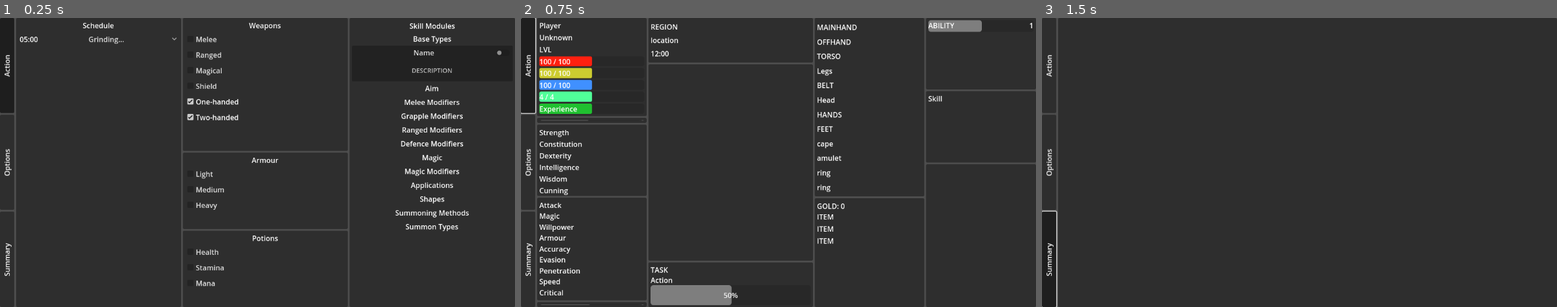
Above: before the commit, frames 1-3 (left to right).
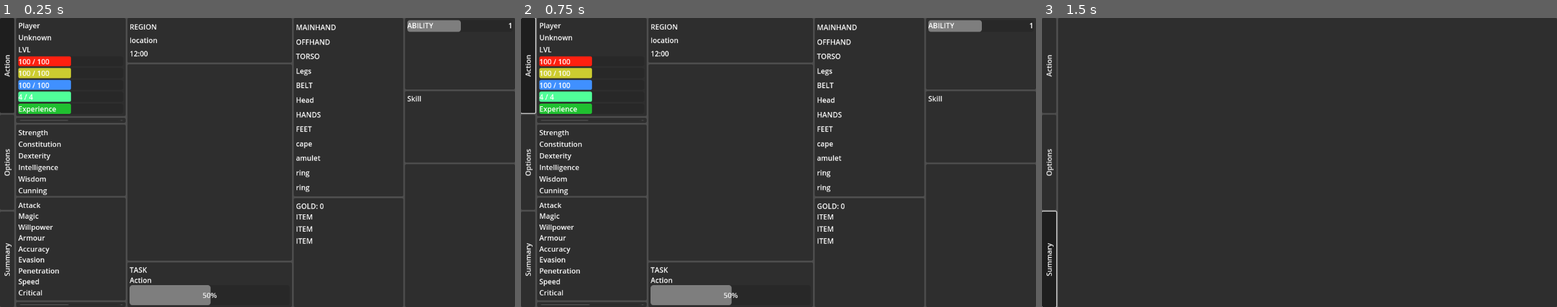
Above: after the commit, the same moments.

Repository: V-ktor/RNG-quest
Game: Godot game, scene res://gui/main.tscn
The game is run twice, just before and just after one commit, with the same random seed, the same clock (stepped at 60 frames per second) and the same inputs. This scene is started directly instead of the project's main scene.
Inputs:
- Up to frame 1 (0.25 s): no input
- Up to frame 2 (0.75 s): click "Action" at 0.5 s
- Up to frame 3 (1.5 s): click "Summary" at 1.25 s

The runs differ from the first frame. In frame 1, 10% of the frame differs, in the area x 3-100%, y 0-100%; in frame 2, nothing differs; in frame 3, nothing differs.
Error in both runs: Invalid access to property or key 'valid_weapon_subtypes' on a base object of type 'Nil'. (res://gui/main.gd:3274)

Commit message:
Fixed text label autowrap behaviour.

Diff:
--- a/gui/main.tscn
+++ b/gui/main.tscn
@@ -135,7 +135,6 @@
 vertical_alignment = 1
 
 [node name="VBoxContainer1" type="VBoxContainer" parent="HBoxContainer"]
-visible = false
 clip_contents = true
 layout_mode = 2
 size_flags_horizontal = 3
@@ -316,46 +315,58 @@
 theme_override_constants/separation = 0
 
 [node name="Label0" type="Label" parent="HBoxContainer/VBoxContainer1/Stats/VBoxContainer"]
+custom_minimum_size = Vector2(128, 0)
 layout_mode = 2
 size_flags_vertical = 3
 mouse_filter = 0
 text = "STRENGTH"
 vertical_alignment = 1
+autowrap_mode = 3
 
 [node name="Label1" type="Label" parent="HBoxContainer/VBoxContainer1/Stats/VBoxContainer"]
+custom_minimum_size = Vector2(128, 0)
 layout_mode = 2
 size_flags_vertical = 3
 mouse_filter = 0
 text = "CONSTITUTION"
 vertical_alignment = 1
+autowrap_mode = 3
 
 [node name="Label2" type="Label" parent="HBoxContainer/VBoxContainer1/Stats/VBoxContainer"]
+custom_minimum_size = Vector2(128, 0)
 layout_mode = 2
 size_flags_vertical = 3
 mouse_filter = 0
 text = "DEXTERITY"
 vertical_alignment = 1
+autowrap_mode = 3
 
 [node name="Label3" type="Label" parent="HBoxContainer/VBoxContainer1/Stats/VBoxContainer"]
+custom_minimum_size = Vector2(128, 0)
 layout_mode = 2
 size_flags_vertical = 3
 mouse_filter = 0
 text = "INTELLIGENCE"
 vertical_alignment = 1
+autowrap_mode = 3
 
 [node name="Label4" type="Label" parent="HBoxContainer/VBoxContainer1/Stats/VBoxContainer"]
+custom_minimum_size = Vector2(128, 0)
 layout_mode = 2
 size_flags_vertical = 3
 mouse_filter = 0
 text = "WISDOM"
 vertical_alignment = 1
+autowrap_mode = 3
 
 [node name="Label5" type="Label" parent="HBoxContainer/VBoxContainer1/Stats/VBoxContainer"]
+custom_minimum_size = Vector2(128, 0)
 layout_mode = 2
 size_flags_vertical = 3
 mouse_filter = 0
 text = "CUNNING"
 vertical_alignment = 1
+autowrap_mode = 3
 
 [node name="Attributes" type="Panel" parent="HBoxContainer/VBoxContainer1"]
 custom_minimum_size = Vector2(0, 230)
@@ -376,67 +387,85 @@
 theme_override_constants/separation = 0
 
 [node name="Label0" type="Label" parent="HBoxContainer/VBoxContainer1/Attributes/VBoxContainer"]
+custom_minimum_size = Vector2(128, 0)
 layout_mode = 2
 size_flags_vertical = 3
 mouse_filter = 0
 text = "ATTACK"
 vertical_alignment = 1
+autowrap_mode = 3
 
 [node name="Label1" type="Label" parent="HBoxContainer/VBoxContainer1/Attributes/VBoxContainer"]
+custom_minimum_size = Vector2(128, 0)
 layout_mode = 2
 size_flags_vertical = 3
 mouse_filter = 0
 text = "MAGIC"
 vertical_alignment = 1
+autowrap_mode = 3
 
 [node name="Label2" type="Label" parent="HBoxContainer/VBoxContainer1/Attributes/VBoxContainer"]
+custom_minimum_size = Vector2(128, 0)
 layout_mode = 2
 size_flags_vertical = 3
 mouse_filter = 0
 text = "WILLPOWER"
 vertical_alignment = 1
+autowrap_mode = 3
 
 [node name="Label3" type="Label" parent="HBoxContainer/VBoxContainer1/Attributes/VBoxContainer"]
+custom_minimum_size = Vector2(128, 0)
 layout_mode = 2
 size_flags_vertical = 3
 mouse_filter = 0
 text = "ARMOUR"
 vertical_alignment = 1
+autowrap_mode = 3
 
 [node name="Label4" type="Label" parent="HBoxContainer/VBoxContainer1/Attributes/VBoxContainer"]
+custom_minimum_size = Vector2(128, 0)
 layout_mode = 2
 size_flags_vertical = 3
 mouse_filter = 0
 text = "ACCURACY"
 vertical_alignment = 1
+autowrap_mode = 3
 
 [node name="Label5" type="Label" parent="HBoxContainer/VBoxContainer1/Attributes/VBoxContainer"]
+custom_minimum_size = Vector2(128, 0)
 layout_mode = 2
 size_flags_vertical = 3
 mouse_filter = 0
 text = "EVASION"
 vertical_alignment = 1
+autowrap_mode = 3
 
 [node name="Label6" type="Label" parent="HBoxContainer/VBoxContainer1/Attributes/VBoxContainer"]
+custom_minimum_size = Vector2(128, 0)
 layout_mode = 2
 size_flags_vertical = 3
 mouse_filter = 0
 text = "PENETRATION"
 vertical_alignment = 1
+autowrap_mode = 3
 
 [node name="Label7" type="Label" parent="HBoxContainer/VBoxContainer1/Attributes/VBoxContainer"]
+custom_minimum_size = Vector2(128, 0)
 layout_mode = 2
 size_flags_vertical = 3
 mouse_filter = 0
 text = "SPEED"
 vertical_alignment = 1
+autowrap_mode = 3
 
 [node name="Label8" type="Label" parent="HBoxContainer/VBoxContainer1/Attributes/VBoxContainer"]
+custom_minimum_size = Vector2(128, 0)
 layout_mode = 2
 size_flags_vertical = 3
 mouse_filter = 0
 text = "CRITICAL"
 vertical_alignment = 1
+autowrap_mode = 3
 
 [node name="Guilds" type="Panel" parent="HBoxContainer/VBoxContainer1"]
 layout_mode = 2
@@ -496,7 +525,6 @@
 horizontal_alignment = 2
 
 [node name="VBoxContainer2" type="VBoxContainer" parent="HBoxContainer"]
-visible = false
 clip_contents = true
 layout_mode = 2
 size_flags_horizontal = 3
@@ -595,7 +623,6 @@
 value = 50.0
 
 [node name="VBoxContainer3" type="VBoxContainer" parent="HBoxContainer"]
-visible = false
 clip_contents = true
 layout_mode = 2
 size_flags_horizontal = 3
@@ -618,100 +645,124 @@
 theme_override_constants/separation = 0
 
 [node name="Label0" type="Label" parent="HBoxContainer/VBoxContainer3/Equipment/VBoxContainer"]
+custom_minimum_size = Vector2(128, 0)
 layout_mode = 2
 size_flags_horizontal = 3
 size_flags_vertical = 3
 mouse_filter = 0
 text = "MAINHAND"
 vertical_alignment = 1
+autowrap_mode = 3
 
 [node name="Label1" type="Label" parent="HBoxContainer/VBoxContainer3/Equipment/VBoxContainer"]
+custom_minimum_size = Vector2(128, 0)
 layout_mode = 2
 size_flags_horizontal = 3
 size_flags_vertical = 3
 mouse_filter = 0
 text = "OFFHAND"
 vertical_alignment = 1
+autowrap_mode = 3
 
 [node name="Label2" type="Label" parent="HBoxContainer/VBoxContainer3/Equipment/VBoxContainer"]
+custom_minimum_size = Vector2(128, 0)
 layout_mode = 2
 size_flags_horizontal = 3
 size_flags_vertical = 3
 mouse_filter = 0
 text = "TORSO"
 vertical_alignment = 1
+autowrap_mode = 3
 
 [node name="Label3" type="Label" parent="HBoxContainer/VBoxContainer3/Equipment/VBoxContainer"]
+custom_minimum_size = Vector2(128, 0)
 layout_mode = 2
 size_flags_horizontal = 3
 size_flags_vertical = 3
 mouse_filter = 0
 text = "LEGS"
 vertical_alignment = 1
+autowrap_mode = 3
 
 [node name="Label4" type="Label" parent="HBoxContainer/VBoxContainer3/Equipment/VBoxContainer"]
+custom_minimum_size = Vector2(128, 0)
 layout_mode = 2
 size_flags_horizontal = 3
 size_flags_vertical = 3
 mouse_filter = 0
 text = "BELT"
 vertical_alignment = 1
+autowrap_mode = 3
 
 [node name="Label5" type="Label" parent="HBoxContainer/VBoxContainer3/Equipment/VBoxContainer"]
+custom_minimum_size = Vector2(128, 0)
 layout_mode = 2
 size_flags_horizontal = 3
 size_flags_vertical = 3
 mouse_filter = 0
 text = "HEAD"
 vertical_alignment = 1
+autowrap_mode = 3
 
 [node name="Label6" type="Label" parent="HBoxContainer/VBoxContainer3/Equipment/VBoxContainer"]
+custom_minimum_size = Vector2(128, 0)
 layout_mode = 2
 size_flags_horizontal = 3
 size_flags_vertical = 3
 mouse_filter = 0
 text = "HANDS"
 vertical_alignment = 1
+autowrap_mode = 3
 
 [node name="Label7" type="Label" parent="HBoxContainer/VBoxContainer3/Equipment/VBoxContainer"]
+custom_minimum_size = Vector2(128, 0)
 layout_mode = 2
 size_flags_horizontal = 3
 size_flags_vertical = 3
 mouse_filter = 0
 text = "FEET"
 vertical_alignment = 1
+autowrap_mode = 3
 
 [node name="Label8" type="Label" parent="HBoxContainer/VBoxContainer3/Equipment/VBoxContainer"]
+custom_minimum_size = Vector2(128, 0)
 layout_mode = 2
 size_flags_horizontal = 3
 size_flags_vertical = 3
 mouse_filter = 0
 text = "CAPE"
 vertical_alignment = 1
+autowrap_mode = 3
 
 [node name="Label9" type="Label" parent="HBoxContainer/VBoxContainer3/Equipment/VBoxContainer"]
+custom_minimum_size = Vector2(128, 0)
 layout_mode = 2
 size_flags_horizontal = 3
 size_flags_vertical = 3
 mouse_filter = 0
 text = "AMULET"
 vertical_alignment = 1
+autowrap_mode = 3
 
 [node name="Label10" type="Label" parent="HBoxContainer/VBoxContainer3/Equipment/VBoxContainer"]
+custom_minimum_size = Vector2(128, 0)
 layout_mode = 2
 size_flags_horizontal = 3
 size_flags_vertical = 3
 mouse_filter = 0
 text = "RING"
 vertical_alignment = 1
+autowrap_mode = 3
 
 [node name="Label11" type="Label" parent="HBoxContainer/VBoxContainer3/Equipment/VBoxContainer"]
+custom_minimum_size = Vector2(128, 0)
 layout_mode = 2
 size_flags_horizontal = 3
 size_flags_vertical = 3
 mouse_filter = 0
 text = "RING"
 vertical_alignment = 1
+autowrap_mode = 3
 
 [node name="Inventory" type="Panel" parent="HBoxContainer/VBoxContainer3"]
 layout_mode = 2
@@ -753,33 +804,38 @@
 theme_override_constants/separation = 0
 
 [node name="Label0" type="Label" parent="HBoxContainer/VBoxContainer3/Inventory/ScrollContainer/VBoxContainer/Potions"]
+custom_minimum_size = Vector2(128, 0)
 layout_mode = 2
 size_flags_vertical = 6
 mouse_filter = 0
 text = "ITEM"
+autowrap_mode = 3
 
 [node name="Quest" type="VBoxContainer" parent="HBoxContainer/VBoxContainer3/Inventory/ScrollContainer/VBoxContainer"]
 layout_mode = 2
 theme_override_constants/separation = 0
 
 [node name="Label0" type="Label" parent="HBoxContainer/VBoxContainer3/Inventory/ScrollContainer/VBoxContainer/Quest"]
+custom_minimum_size = Vector2(128, 0)
 layout_mode = 2
 size_flags_vertical = 6
 mouse_filter = 0
 text = "ITEM"
+autowrap_mode = 3
 
 [node name="Inventory" type="VBoxContainer" parent="HBoxContainer/VBoxContainer3/Inventory/ScrollContainer/VBoxContainer"]
 layout_mode = 2
 theme_override_constants/separation = 0
 
 [node name="Label0" type="Label" parent="HBoxContainer/VBoxContainer3/Inventory/ScrollContainer/VBoxContainer/Inventory"]
+custom_minimum_size = Vector2(128, 0)
 layout_mode = 2
 size_flags_vertical = 6
 mouse_filter = 0
 text = "ITEM"
+autowrap_mode = 3
 
 [node name="VBoxContainer4" type="VBoxContainer" parent="HBoxContainer"]
-visible = false
 clip_contents = true
 layout_mode = 2
 size_flags_horizontal = 3
@@ -823,6 +879,7 @@
 size_flags_vertical = 6
 text = "1"
 horizontal_alignment = 2
+clip_text = true
 
 [node name="LabelName" type="Label" parent="HBoxContainer/VBoxContainer4/Abilities/ScrollContainer/VBoxContainer/Ability0"]
 layout_mode = 1
@@ -833,6 +890,7 @@
 grow_vertical = 2
 size_flags_vertical = 6
 text = "ABILITY"
+clip_text = true
 
 [node name="Skills" type="Panel" parent="HBoxContainer/VBoxContainer4"]
 layout_mode = 2
@@ -858,10 +916,12 @@
 theme_override_constants/separation = 0
 
 [node name="Label0" type="Label" parent="HBoxContainer/VBoxContainer4/Skills/ScrollContainer/VBoxContainer"]
+custom_minimum_size = Vector2(128, 0)
 layout_mode = 2
 size_flags_vertical = 6
 mouse_filter = 0
 text = "SKILL"
+autowrap_mode = 3
 
 [node name="Quests" type="Panel" parent="HBoxContainer/VBoxContainer4"]
 layout_mode = 2
@@ -882,6 +942,7 @@
 scroll_following = true
 
 [node name="VBoxContainer5" type="VBoxContainer" parent="HBoxContainer"]
+visible = false
 clip_contents = true
 layout_mode = 2
 size_flags_horizontal = 3
@@ -949,6 +1010,7 @@
 popup/item_5/id = 5
 
 [node name="VBoxContainer6" type="VBoxContainer" parent="HBoxContainer"]
+visible = false
 clip_contents = true
 layout_mode = 2
 size_flags_horizontal = 3
@@ -1086,6 +1148,7 @@
 text = "MANA"
 
 [node name="VBoxContainer7" type="VBoxContainer" parent="HBoxContainer"]
+visible = false
 clip_contents = true
 layout_mode = 2
 size_flags_horizontal = 3
